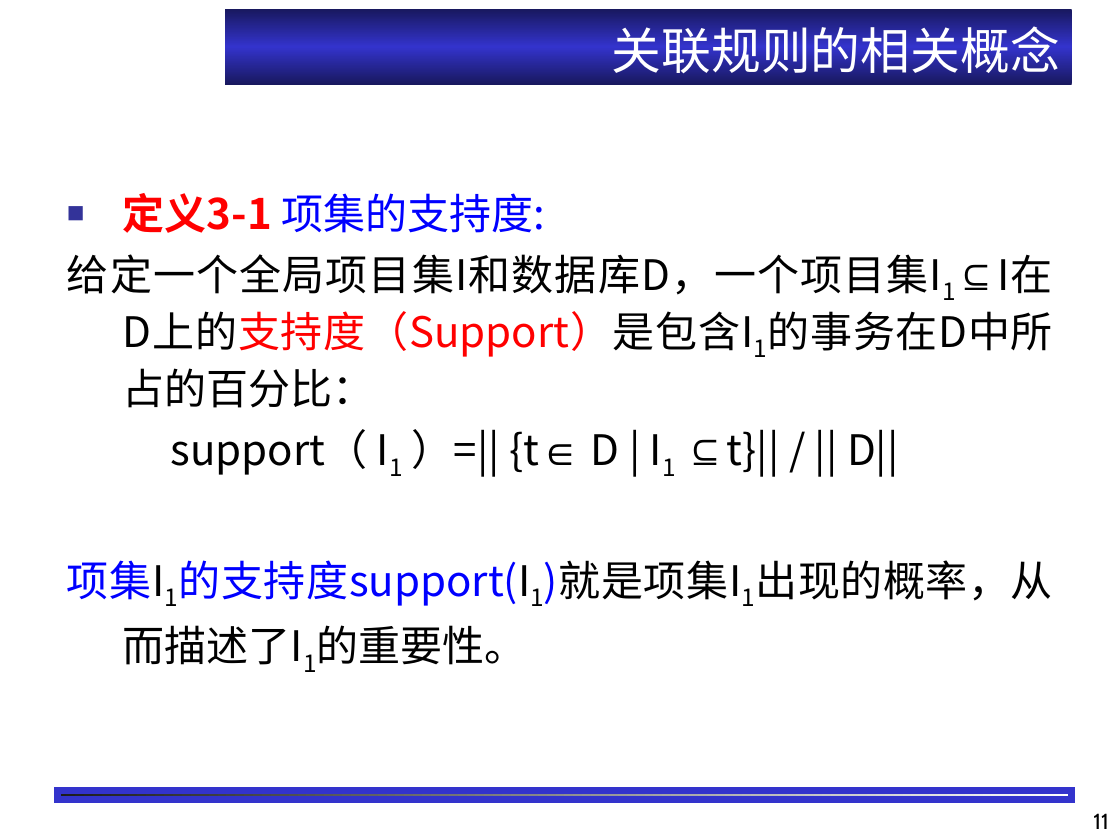
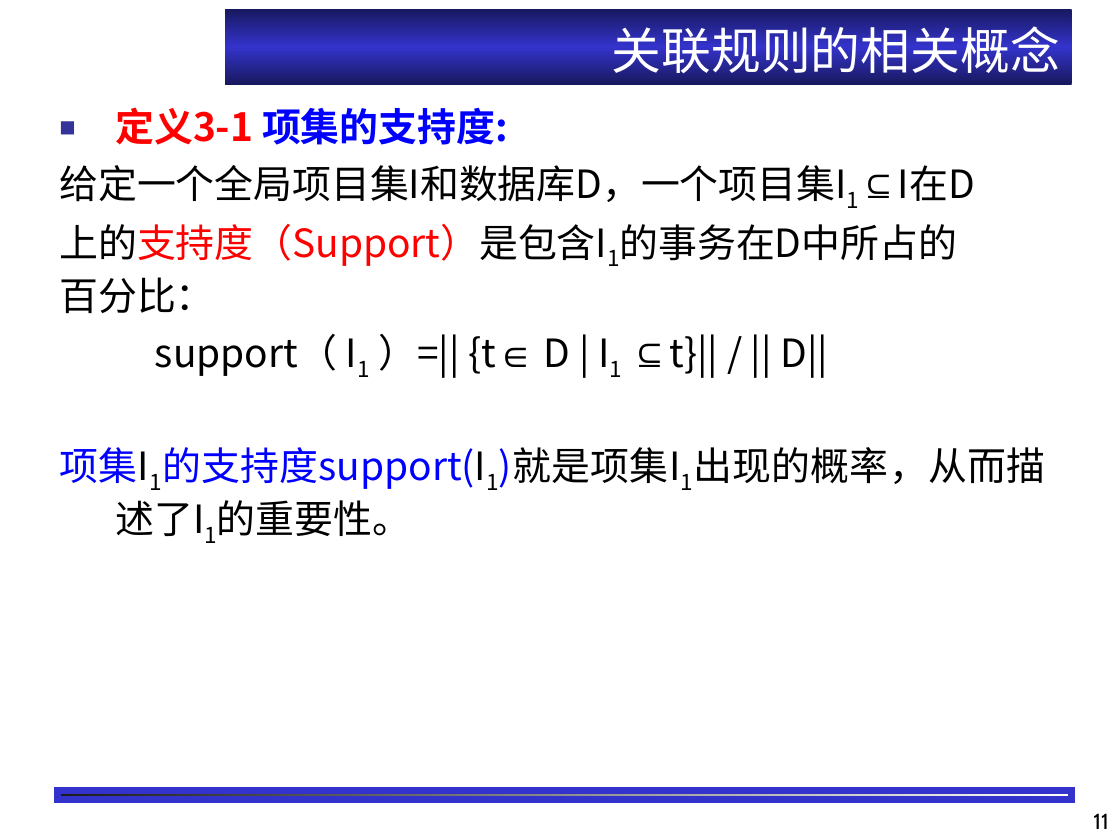
Before and after one commit to shfkuang/shfkuang.github.io, a slide deck: slide 11 of dm/lecture/ch3.1.ppt. Drawn at 1120x840 pixels with LibreOffice and Linux fonts; fonts in the diff are those of the drawing; background and template pictures are left out. Boxes give left, top, right and bottom in pixels: in the first picture for what was removed or moved away, otherwise in the second. Text is boxed around its words. In the diff, an @@ line names an element or a change of style, - is before the commit and + after.

```diff
--- a/dm/lecture/ch3.1.ppt
+++ b/dm/lecture/ch3.1.ppt
@@ text "定义3-1 项集的支持度:": place and size @@
-text "定义3-1 项集的支持度:" at box(67, 193, 1052, 665)
+text "定义3-1 项集的支持度:" at box(59, 107, 1045, 536)
@@ text at box(59, 107, 1045, 536): size 27 to 25 pt in "定义3-1 项集的支持度:", "support（ I1 ）=|| {t∈ D | I1 ...", "项集I1的支持度support(I1)就是项集I1出现的概率，从而描述了I1的重要性。"; bold on in "项集的支持度:"; line spacing 1 to 0.9 @@
@@ text at box(59, 165, 975, 313): text changed; size 27 to 25 pt @@
-给定一个全局项目集I和数据库D，一个项目集I1⊆I在D上的支持度（Support）是包含I1的事务在D中所占的百分比：
+给定一个全局项目集I和数据库D，一个项目集I1⊆I在D
+上的支持度（Support）是包含I1的事务在D中所占的
+百分比：
```
Also in this commit, not shown: 29 other slides changed, 1 other file.
